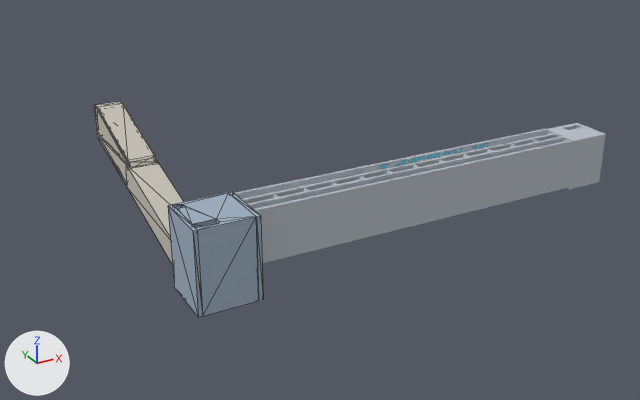
The glTF model public/models/b2d2-repair.glb as it was, and as the next commit left it.
One viewpoint serves both versions: a 50 mm camera at (-67.5, -95.5, 46.1) aimed at (-7.2, 14.3, -8.7). Lighting does not change. The marker at lower left points along +X, +Y and +Z. The older version comes first. Mesh edges are drawn as thin lines on the coarser meshes. Where no turn or scale is listed for an object, it has been applied to the vertices.

The first picture shows 'C31 gallery', 'C32 tunnel', 'Transfer pit' and 2 more.
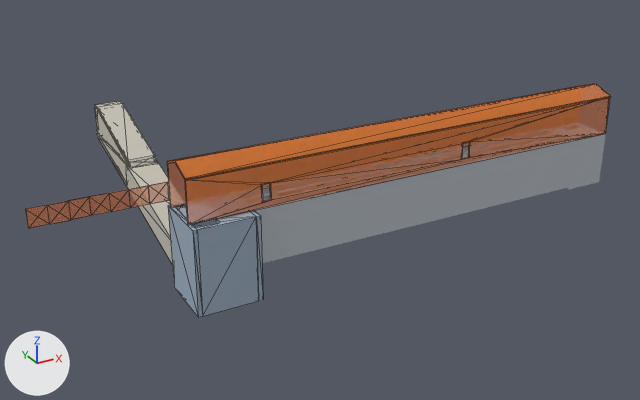
The edits, one by one:
Material 'Dumper building (for lining up)' (mat_dumper_building__for_lining_up) is new.
Its base color is (1.0, 0.254, 0.0137) (orange #ff8a1f).
Its roughness is 0.9.
Its alpha is 0.35.
Mesh me_dumper_building__for_lining_up is new.
It has 76 vertices, 168 faces and spans x -52.0..34.5, y -2.2..4.5, z 0.0..7.3.
It uses material mat_dumper_building__for_lining_up (orange #ff8a1f).
Object 'Dumper building (for lining up)' (ob_dumper_building__for_lining_up) is new; it shows me_dumper_building__for_lining_up.
Its location is (0.0, 0.0, 0.0).

Pixel boxes (x1, y1, x2, y2) of what changed, in the pictures (640 x 400 px):
'Dumper building (for lining up)', added: after (26, 84, 611, 229)
